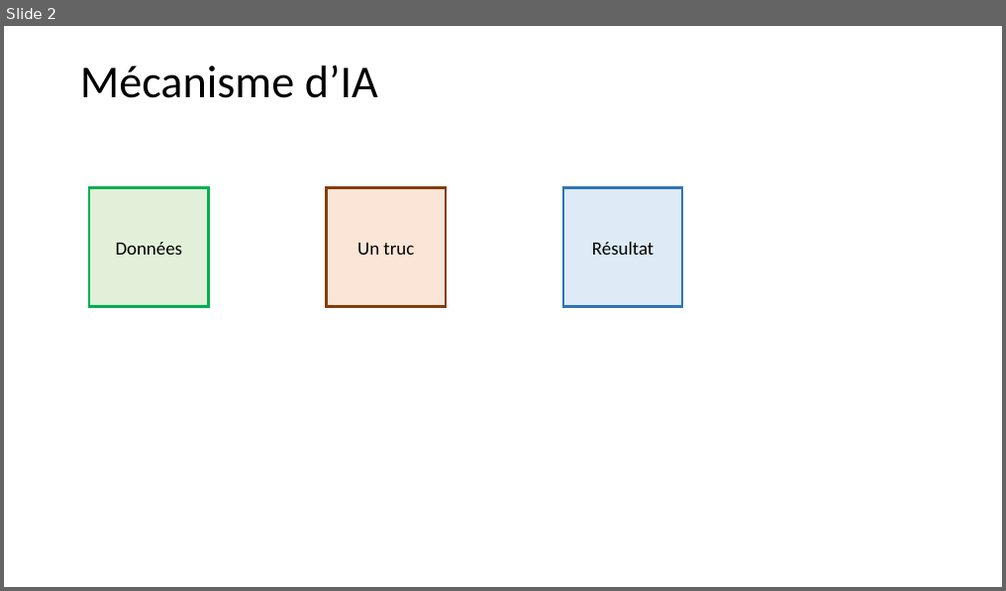
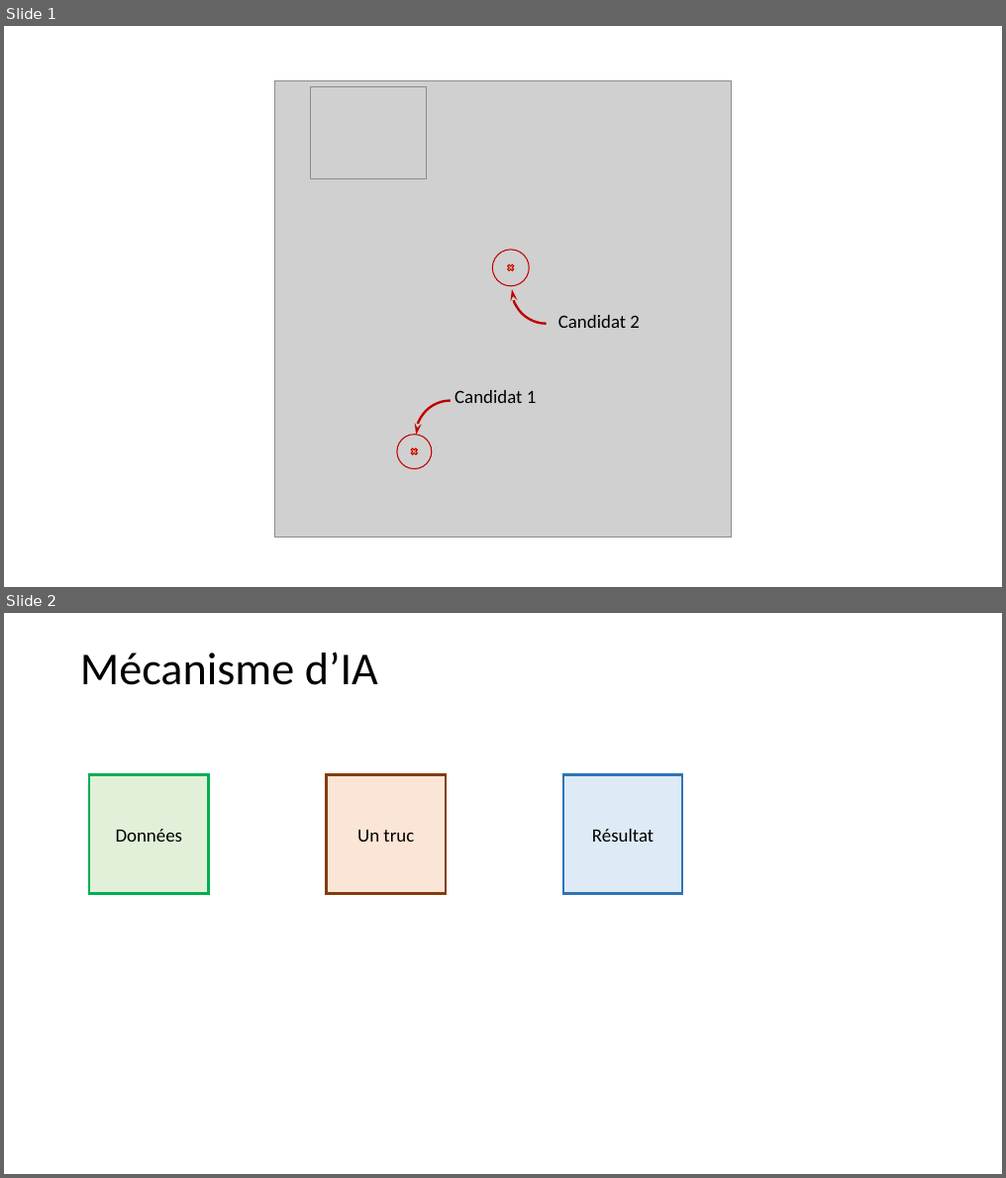
Before and after one commit to xpessoles/Informatique_Dev, a slide deck: Cy_00_IA/Chapitre_01_Introduction_IA/images/Figures.pptx. Shown one above the other, each under a label of ours: slide 2 before the commit, slides 1 and 2 after it. The pictures are 1006x591 and 1006x1178 pixels, drawn with LibreOffice and Linux fonts; fonts in the diff are those of the drawing; grey boxes stand for pictures. Boxes give left, top, right and bottom in pixels: in the first picture for what was removed or moved away, otherwise in the second. Text is boxed around its words. In the diff, an @@ line names an element or a change of style, - is before the commit and + after.

```diff
--- a/Cy_00_IA/Chapitre_01_Introduction_IA/images/Figures.pptx
+++ b/Cy_00_IA/Chapitre_01_Introduction_IA/images/Figures.pptx
@@ slide 1 added at <box>4,26,1002,587</box>, background #FFFFFF @@
@@ picture added at <box>275,80,731,537</box> @@
@@ picture added at <box>310,86,426,179</box> @@
@@ ellipse added at <box>493,250,530,286</box>, outline #C00000 1 pt @@
@@ arc (boxed as its full ellipse) added at <box>512,255,580,323</box>, outline #C00000 2.25 pt @@
@@ cross added at <box>506,264,515,273</box>, fill #F4B183, outline #C00000 1 pt @@
@@ text added at <box>558,315,640,328</box>, 18 pt, text #000000 @@
+Candidat 2
@@ arc (boxed as its full ellipse) added at <box>417,401,484,470</box>, outline #C00000 2.25 pt @@
@@ text added at <box>454,390,537,403</box>, 18 pt, text #000000 @@
+Candidat 1
@@ ellipse added at <box>397,435,432,470</box>, outline #C00000 1 pt @@
@@ cross added at <box>410,448,419,457</box>, fill #F4B183, outline #C00000 1 pt @@
```
Also in this commit, not shown: 1 slide removed, 10 other files.
